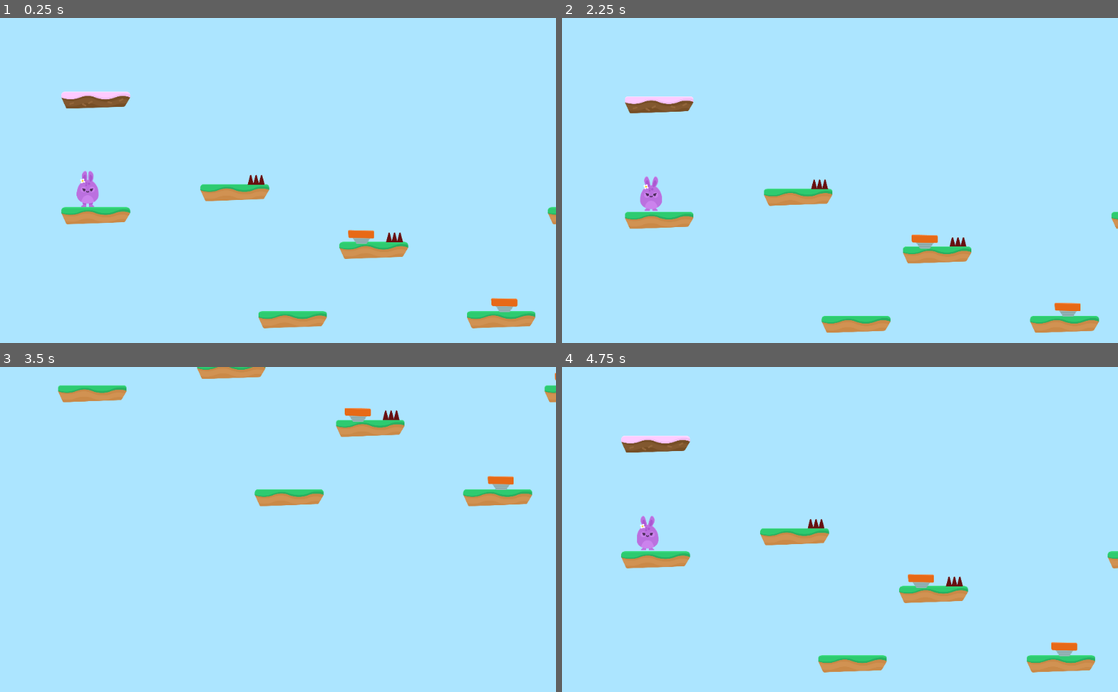
Above: before the commit, frames 1-4 (two rows, left to right).
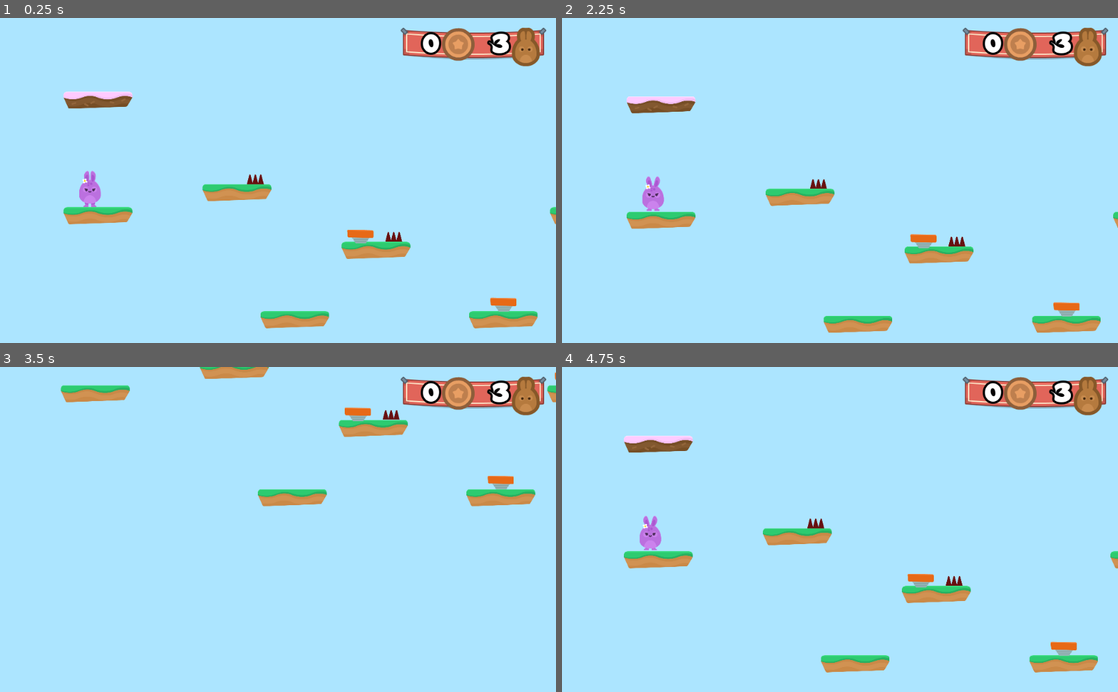
Above: after the commit, the same moments.

Repository: Vitor-Bukovitz/Hoppy-Days
Game: Godot game, scene res://Levels/Level1.tscn
Same seed, same stepped clock (60 frames per second), same inputs: the game is played once before the commit and once after it.
Inputs (mouse positions are in pixels of both pictures, inside the frame that each line leads up to):
- Up to frame 1 (0.25 s): no input
- Up to frame 2 (2.25 s): hold D (right) 0.53-2 s; tap W (jump) at 0.77, 1.52 s; click (739, 226) at 2 s
- Up to frame 3 (3.5 s): hold A (left) from 2.78 s (still down)
- Up to frame 4 (4.75 s): release A (left) at 3.53 s; hold D (right) 3.53-4.25 s; tap W (jump) at 3.77 s; click (739, 575) at 4.25 s

The runs differ from the first frame. In frame 1, 3.2% of the frame differs, in the area x 11-100%, y 2-96%; in frame 2, 3.1%; in frame 3, 3.0%; in frame 4, 3.3%, in the area x 10-100%, y 2-95%.

Commit message:
Information to the Player - GUI

Diff:
--- /dev/null
+++ b/GUI/GUI.gd
@@ -0,0 +1,5 @@
+extends CanvasLayer
+
+
+func update_lives(lives_left):
+	$Control/TextureRect/HBoxContainer/LifeCount.text = str(lives_left)
--- /dev/null
+++ b/GUI/GUI.tscn
@@ -0,0 +1,80 @@
+[gd_scene load_steps=7 format=2]
+
+[ext_resource path="res://GFX/HUD/bannerHanging.png" type="Texture" id=1]
+[ext_resource path="res://GFX/HUD/coin_bronze.png" type="Texture" id=2]
+[ext_resource path="res://GFX/HUD/lifes.png" type="Texture" id=3]
+[ext_resource path="res://Fonts/candles_.ttf" type="DynamicFontData" id=4]
+[ext_resource path="res://GUI/GUI.gd" type="Script" id=5]
+
+[sub_resource type="DynamicFont" id=1]
+size = 48
+outline_size = 4
+outline_color = Color( 0, 0, 0, 1 )
+use_filter = true
+font_data = ExtResource( 4 )
+
+[node name="GUI" type="CanvasLayer" groups=[
+"GUI",
+]]
+script = ExtResource( 5 )
+
+[node name="Control" type="Control" parent="."]
+anchor_left = -0.000429869
+anchor_right = 0.99957
+anchor_bottom = 1.0
+__meta__ = {
+"_edit_use_anchors_": false
+}
+
+[node name="TextureRect" type="TextureRect" parent="Control"]
+anchor_left = 1.0
+anchor_right = 1.0
+margin_left = -286.0
+margin_top = 18.0
+margin_bottom = 59.0
+texture = ExtResource( 1 )
+__meta__ = {
+"_edit_use_anchors_": false
+}
+
+[node name="HBoxContainer" type="HBoxContainer" parent="Control/TextureRect"]
+anchor_right = 1.0
+anchor_bottom = 1.0
+margin_left = 12.0
+margin_right = -30.0
+margin_bottom = -12.0
+alignment = 1
+__meta__ = {
+"_edit_use_anchors_": false
+}
+
+[node name="CoinCount" type="Label" parent="Control/TextureRect/HBoxContainer"]
+margin_top = 4.0
+margin_right = 60.0
+margin_bottom = 66.0
+size_flags_horizontal = 3
+custom_fonts/font = SubResource( 1 )
+text = "0"
+align = 2
+
+[node name="CoinIcon" type="TextureRect" parent="Control/TextureRect/HBoxContainer"]
+margin_left = 64.0
+margin_right = 124.0
+margin_bottom = 71.0
+texture = ExtResource( 2 )
+
+[node name="LifeCount" type="Label" parent="Control/TextureRect/HBoxContainer"]
+margin_left = 128.0
+margin_top = 4.0
+margin_right = 188.0
+margin_bottom = 66.0
+size_flags_horizontal = 3
+custom_fonts/font = SubResource( 1 )
+text = "0"
+align = 2
+
+[node name="LifeIcon" type="TextureRect" parent="Control/TextureRect/HBoxContainer"]
+margin_left = 192.0
+margin_right = 244.0
+margin_bottom = 71.0
+texture = ExtResource( 3 )
--- a/Levels/GameState.gd
+++ b/Levels/GameState.gd
@@ -3,15 +3,23 @@
 const WORLD_LIMIT = 4000
 var lives = 3
 
+
 func _ready():
 	add_to_group("Gamestate")
+	update_GUI()
+
 
 func hurt():
 	lives -= 1
 	$Player.hurt()
+	update_GUI()
 	if lives < 0:
 		end_game()
 
 
+func update_GUI():
+	get_tree().call_group("GUI", "update_lives", lives)
+
+
 func end_game():
 	get_tree().change_scene("res://Levels/GameOver.tscn")
--- a/Levels/Level1.tscn
+++ b/Levels/Level1.tscn
@@ -6,8 +6,10 @@
 [ext_resource path="res://SFX/Summer_Park.ogg" type="AudioStream" id=4]
 [ext_resource path="res://Items/JumpPad.tscn" type="PackedScene" id=5]
 [ext_resource path="res://Levels/GameState.gd" type="Script" id=6]
+[ext_resource path="res://GUI/GUI.tscn" type="PackedScene" id=7]
 
 [node name="Level1" type="Node2D"]
+position = Vector2( 16.7415, 2.39166 )
 script = ExtResource( 6 )
 
 [node name="Player" parent="." instance=ExtResource( 1 )]
@@ -45,3 +47,5 @@
 stream = ExtResource( 4 )
 volume_db = -5.0
 autoplay = true
+
+[node name="GUI" parent="." instance=ExtResource( 7 )]
Not shown: 1 places in Levels/Level1.tscn that only renumber resources
